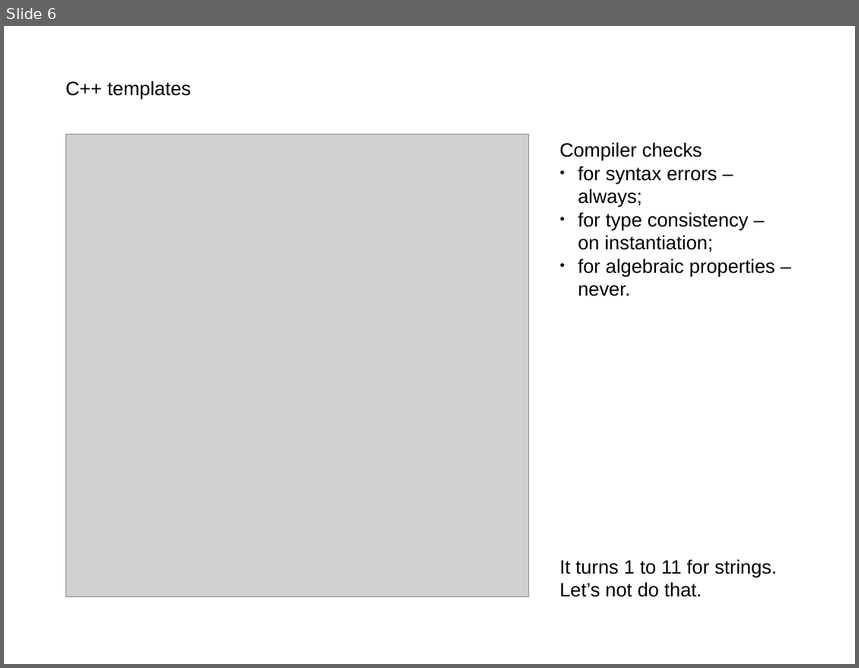
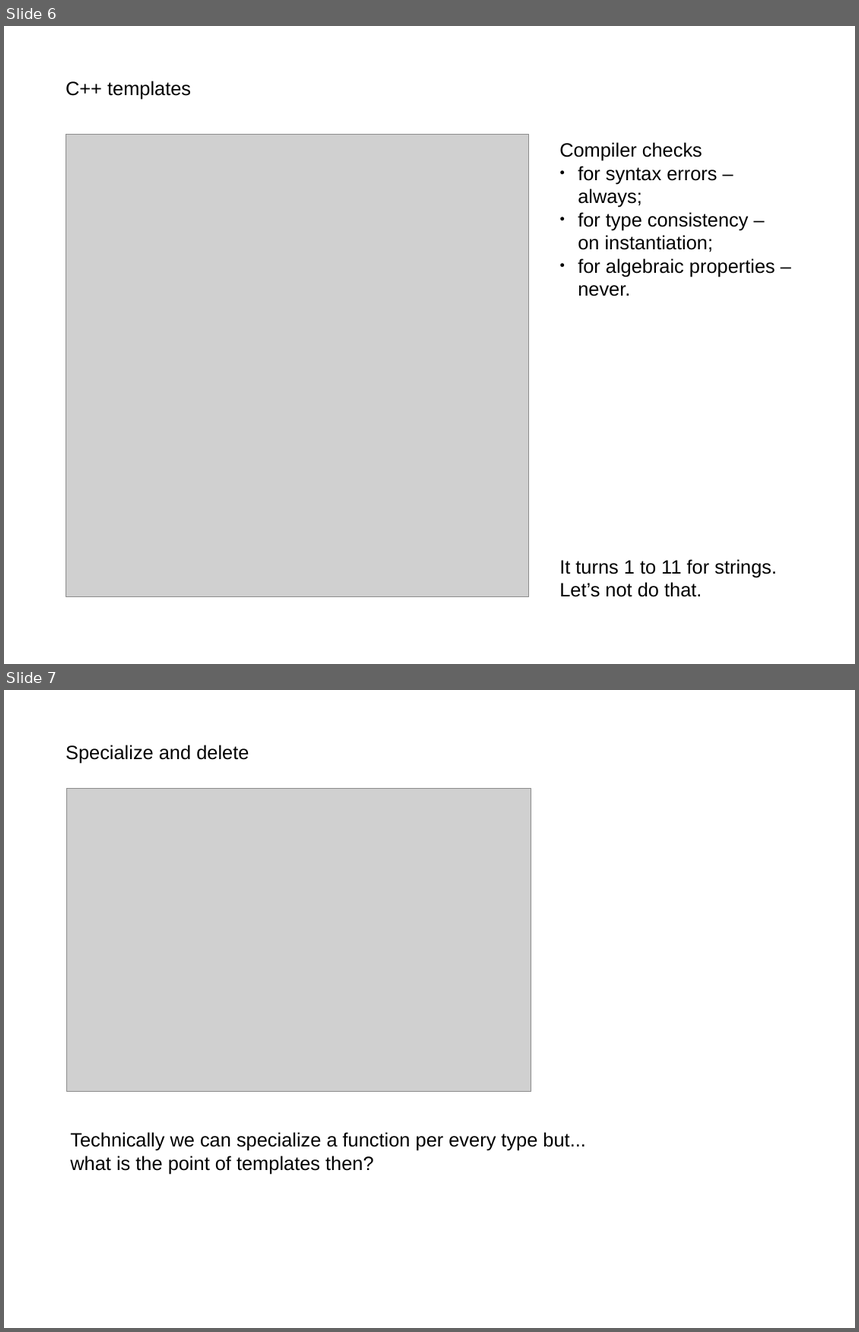
Before and after one commit to akalenuk/templates-experiments, a slide deck: templates.odp. Shown one above the other, each under a label of ours: slide 6 before the commit, slides 6 and 7 after it. The pictures are 859x668 and 859x1332 pixels, drawn with LibreOffice and Linux fonts; fonts in the diff are those of the drawing; grey boxes stand for pictures. Boxes give left, top, right and bottom in pixels: in the first picture for what was removed or moved away, otherwise in the second. Text is boxed around its words. In the diff, an @@ line names an element or a change of style, - is before the commit and + after.

Commit message:
function_delete

```diff
--- a/templates.odp
+++ b/templates.odp
@@ slide 7 added at bbox=[4, 690, 855, 1328], background #FFFFFF @@
@@ text added at bbox=[66, 745, 249, 763], 18 pt, text #000000 @@
+Specialize and delete
@@ picture added at bbox=[66, 789, 531, 1091] @@
@@ text added at bbox=[70, 1132, 585, 1174], 18 pt, text #000000 @@
+Technically we can specialize a function per every type but...
+what is the point of templates then?
```
Also in this commit, not shown: 1 slide removed, 2 other files.
